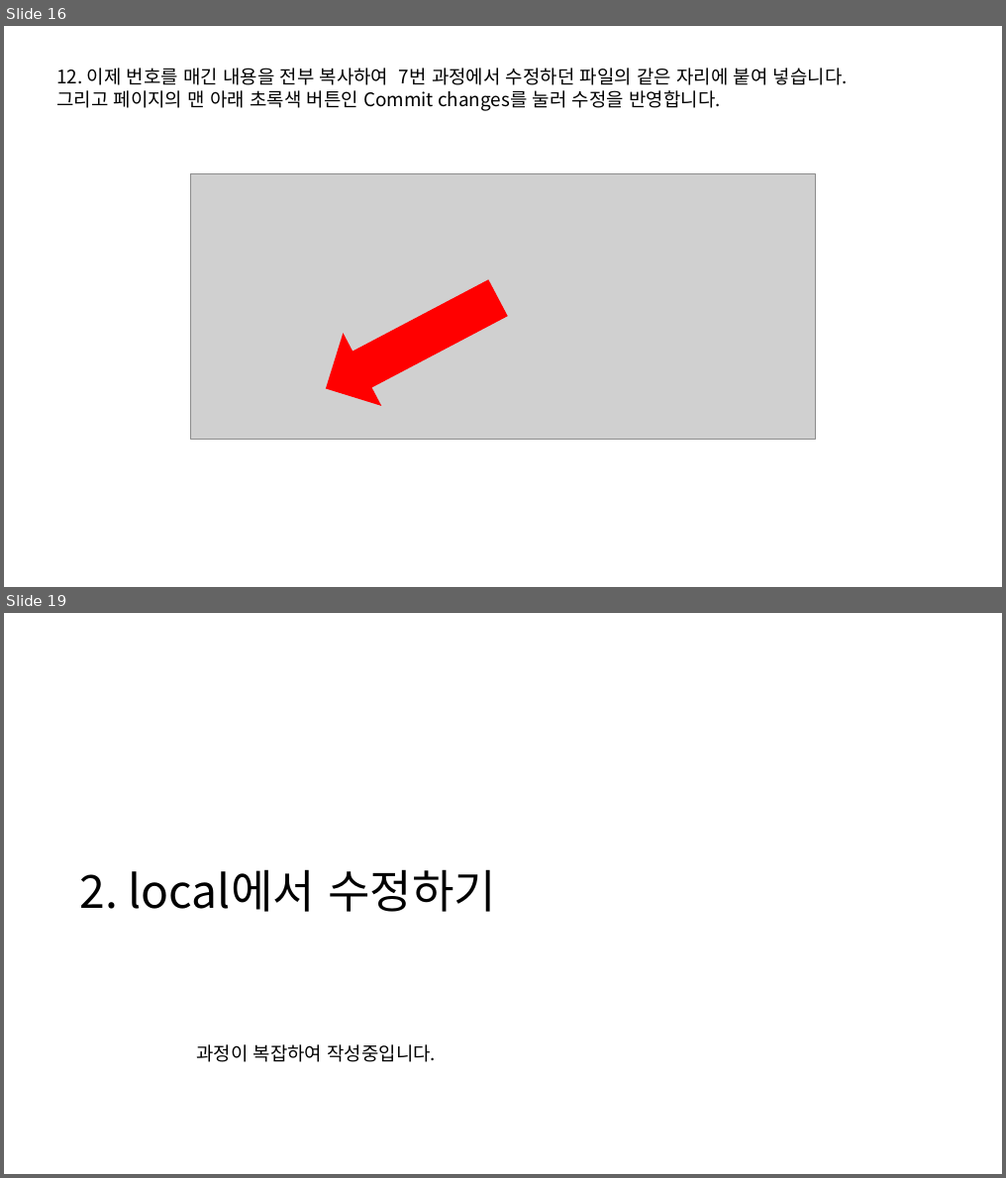
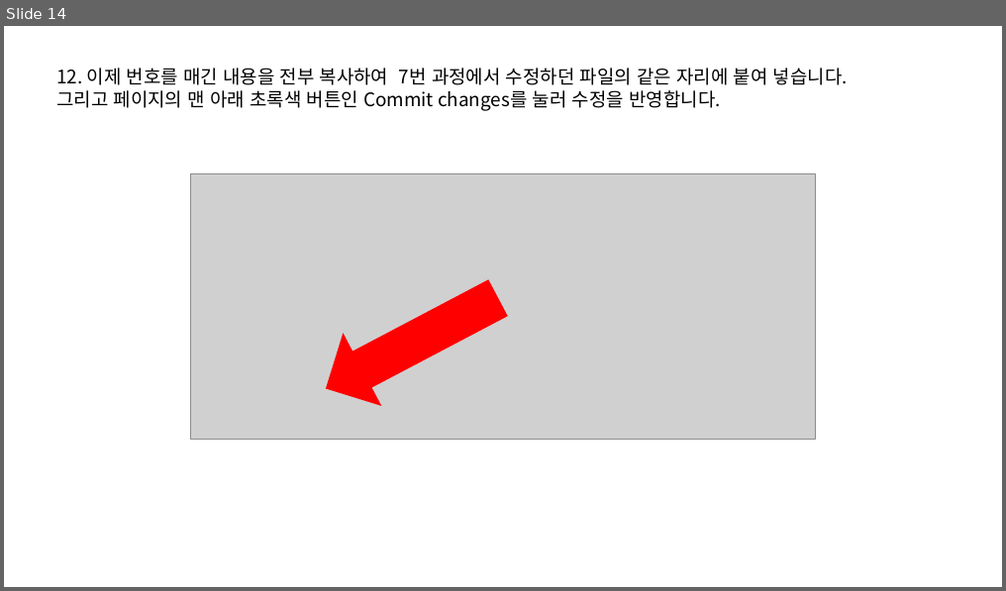
Before and after one commit to SNU-BDA-Lab/SNU-BDA-Lab.github.io, a slide deck: How_To_Use_Github_pages.pptx. Shown one above the other, each under a label of ours: slides 16 and 19 before the commit, slide 14 after it; the slides between them are not shown. The pictures are 1006x1178 and 1006x591 pixels, drawn with LibreOffice and Linux fonts; fonts in the diff are those of the drawing; grey boxes stand for pictures. Boxes give left, top, right and bottom in pixels: in the first picture for what was removed or moved away, otherwise in the second. Text is boxed around its words. In the diff, an @@ line names an element or a change of style, - is before the commit and + after.

```diff
--- a/How_To_Use_Github_pages.pptx
+++ b/How_To_Use_Github_pages.pptx
@@ slide 19 removed at bbox=[4, 613, 1002, 1174], background #FFFFFF @@
@@ title removed at bbox=[80, 869, 496, 912] @@
-2. local에서 수정하기
@@ text removed at bbox=[196, 1045, 437, 1062] @@
-과정이 복잡하여 작성중입니다.
@@ what was slide 16 is now slide 14 @@
```
Also in this commit, not shown: 5 slides changed, 5 slides added, 7 other slides removed, 1 other file.
